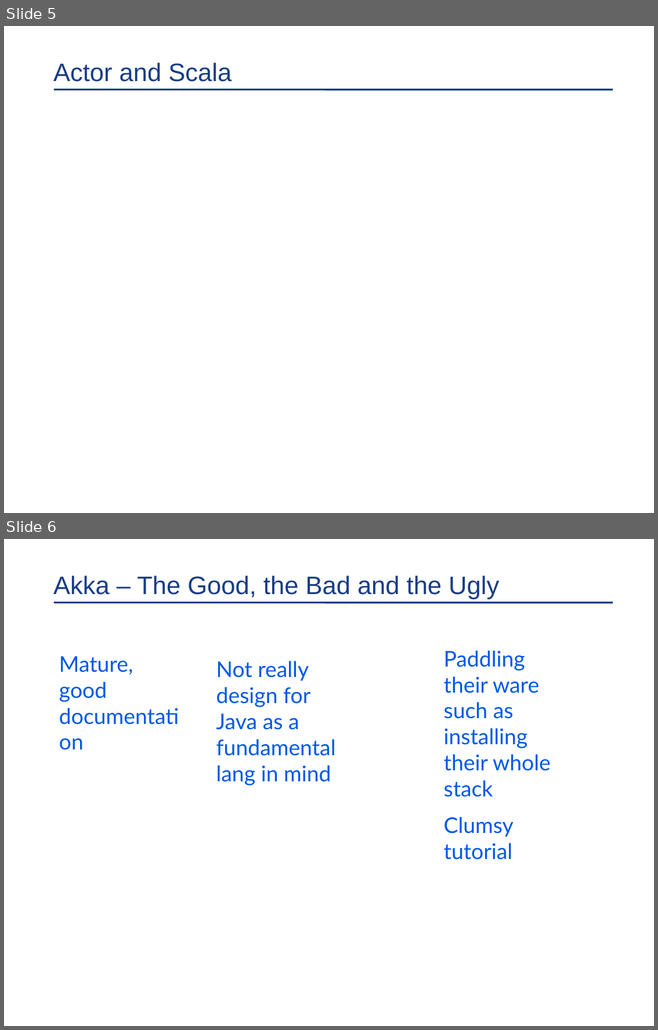
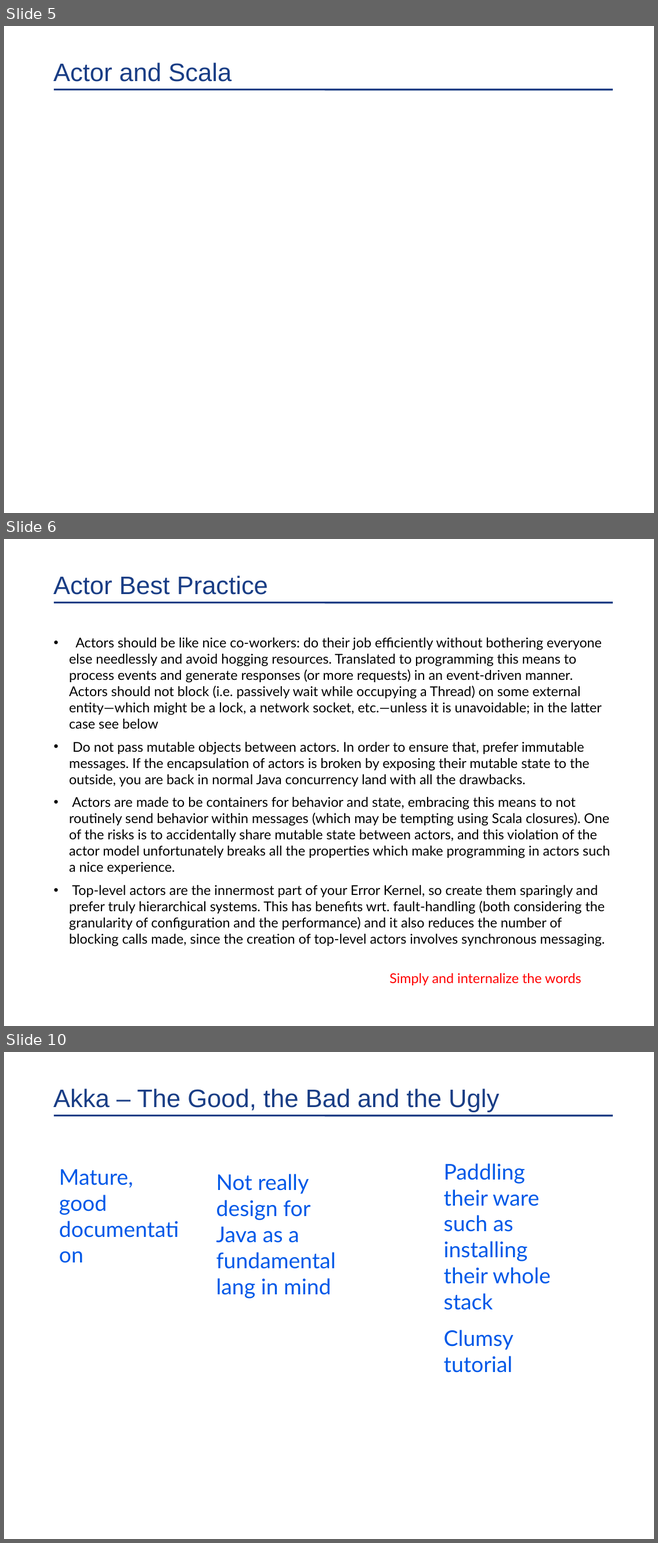
Before and after one commit to kangbiu/akka-tutorial-first-java, a slide deck: In Memory Data Grid Discussion.pptx. Shown one above the other, each under a label of ours: slides 5 and 6 before the commit, slides 5, 6 and 10 after it; the slides between them are not shown. The pictures are 658x1030 and 658x1543 pixels, drawn with LibreOffice and Linux fonts; fonts in the diff are those of the drawing; background and template pictures are left out. Boxes give left, top, right and bottom in pixels: in the first picture for what was removed or moved away, otherwise in the second. Text is boxed around its words. In the diff, an @@ line names an element or a change of style, - is before the commit and + after.

```diff
--- a/In Memory Data Grid Discussion.pptx
+++ b/In Memory Data Grid Discussion.pptx
@@ slide 6 added at [4, 539, 654, 1026], background #FFFFFF; not listed: 1 template element that a slide beside it also shows @@
@@ title added at [53, 576, 268, 595], 28 pt, text #193D85 @@
+Actor Best Practice
@@ text added at [69, 637, 610, 947], 15 pt, text #000000 @@
+• Actors should be like nice co-workers: do their job efficiently without bothering everyone else needlessly and avoid hogging resources. Translated to programming this means to process events and generate responses (or more requests) in an event-driven manner. Actors should not block (i.e. passively wait while occupying a Thread) on some external entity—which might be a lock, a network socket, etc.—unless it is unavoidable; in the latter case see below
+• Do not pass mutable objects between actors. In order to ensure that, prefer immutable messages. If the encapsulation of actors is broken by exposing their mutable state to the outside, you are back in normal Java concurrency land with all the drawbacks.
+• Actors are made to be containers for behavior and state, embracing this means to not routinely send behavior within messages (which may be tempting using Scala closures). One of the risks is to accidentally share mutable state between actors, and this violation of the actor model unfortunately breaks all the properties which make programming in actors such a nice experience.
+• Top-level actors are the innermost part of your Error Kernel, so create them sparingly and prefer truly hierarchical systems. This has benefits wrt. fault-handling (both considering the granularity of configuration and the performance) and it also reduces the number of blocking calls made, since the creation of top-level actors involves synchronous messaging.
@@ text added at [389, 973, 581, 986], 15 pt, text #FF0000 @@
+Simply and internalize the words
@@ what was slide 6 is now slide 10 @@
```
Also in this commit, not shown: 3 other slides added.
